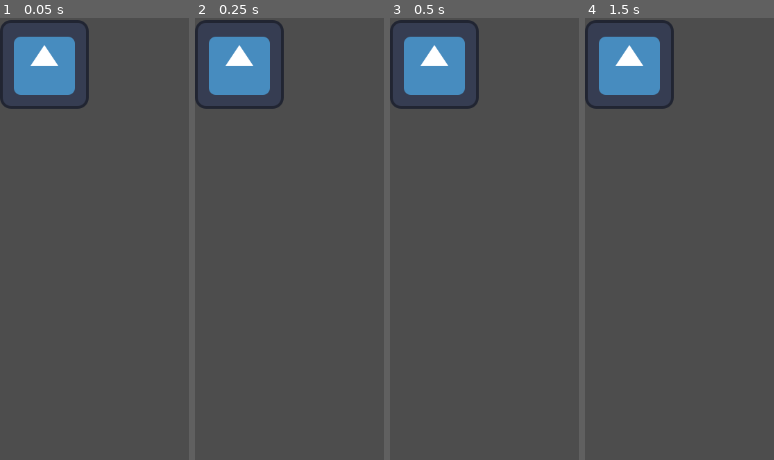
Above: before the commit, frames 1-4 (left to right).
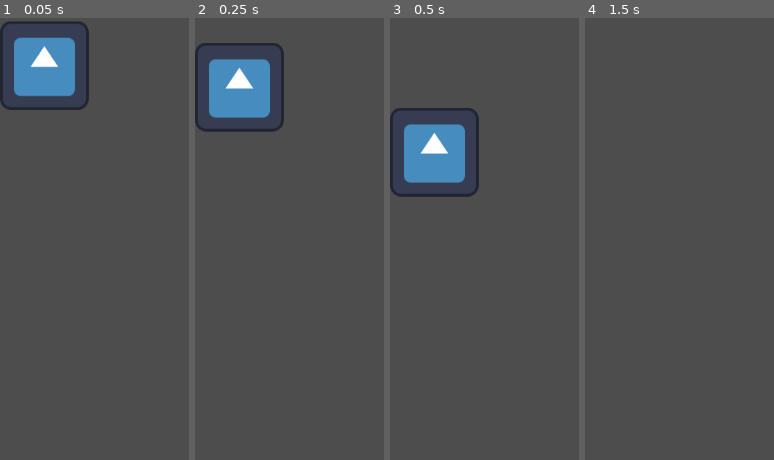
Above: after the commit, the same moments.

Repository: Lidrial/projet_69
Game: Godot game, scene res://player.tscn
The game is run twice, just before and just after one commit, with the same random seed, the same clock (stepped at 60 frames per second) and the same inputs. The project has no main scene, so this scene is started directly. The engine's default icon, where the game draws it, is replaced by a stand-in: a white triangle on a blue panel in a dark square.
Inputs:
- Up to frame 1 (0.05 s): no input
- Up to frame 2 (0.25 s): no input
- Up to frame 3 (0.5 s): no input
- Up to frame 4 (1.5 s): tap Enter (ui_accept) at 0.5, 0.6, 0.77, 1.07, 1.35 s; hold Right (ui_right) from 0.53 s (still down)

The runs differ from the first frame. In frame 1, 0.7% of the frame differs, in the area x 1-46%, y 0-21%; in frame 2, 5.2%; in frame 3, 11%, in the area x 0-48%, y 0-41%; in frame 4, 5.5%.

Commit message:
import des assets

Diff:
--- /dev/null
+++ b/CharacterBody2D.gd
@@ -0,0 +1,28 @@
+extends CharacterBody2D
+
+
+const SPEED = 300.0
+const JUMP_VELOCITY = -400.0
+
+# Get the gravity from the project settings to be synced with RigidBody nodes.
+var gravity = ProjectSettings.get_setting("physics/2d/default_gravity")
+
+
+func _physics_process(delta):
+	# Add the gravity.
+	if not is_on_floor():
+		velocity.y += gravity * delta
+
+	# Handle jump.
+	if Input.is_action_just_pressed("ui_accept") and is_on_floor():
+		velocity.y = JUMP_VELOCITY
+
+	# Get the input direction and handle the movement/deceleration.
+	# As good practice, you should replace UI actions with custom gameplay actions.
+	var direction = Input.get_axis("ui_left", "ui_right")
+	if direction:
+		velocity.x = direction * SPEED
+	else:
+		velocity.x = move_toward(velocity.x, 0, SPEED)
+
+	move_and_slide()
--- a/player.tscn
+++ b/player.tscn
@@ -1,5 +1,6 @@
-[gd_scene load_steps=3 format=3 uid="uid://knt042fq3r1l"]
+[gd_scene load_steps=4 format=3 uid="uid://knt042fq3r1l"]
 
+[ext_resource type="Script" path="res://CharacterBody2D.gd" id="1_68oof"]
 [ext_resource type="Texture2D" uid="uid://bc4bvmucdoufq" path="res://icon.svg" id="1_oflm0"]
 
 [sub_resource type="CircleShape2D" id="CircleShape2D_uncdm"]
@@ -8,6 +9,7 @@
 [node name="Node2D" type="Node2D"]
 
 [node name="CharacterBody2D" type="CharacterBody2D" parent="."]
+script = ExtResource("1_68oof")
 
 [node name="Icon" type="Sprite2D" parent="CharacterBody2D"]
 position = Vector2(64, 67)
Not shown, added: assets/Prototype Hero 1.3/Audio/AirSlamLanding.wav.import
Not shown, added: assets/Prototype Hero 1.3/Audio/Death.wav.import
Not shown, added: assets/Prototype Hero 1.3/Audio/Dodge.wav.import
Not shown, added: assets/Prototype Hero 1.3/Audio/DrawSword.wav.import
Not shown, added: assets/Prototype Hero 1.3/Audio/Footstep1.wav.import
Not shown, added: assets/Prototype Hero 1.3/Audio/Footstep2.wav.import
Not shown, added: assets/Prototype Hero 1.3/Audio/Footstep3.wav.import
Not shown, added: assets/Prototype Hero 1.3/Audio/Hurt.wav.import
Not shown, added: assets/Prototype Hero 1.3/Audio/Jump.wav.import
Not shown, added: assets/Prototype Hero 1.3/Audio/Landing.wav.import
Not shown, added: assets/Prototype Hero 1.3/Audio/Parry.wav.import
Not shown, added: assets/Prototype Hero 1.3/Audio/SheathSword.wav.import
(and 35 more such lines)
